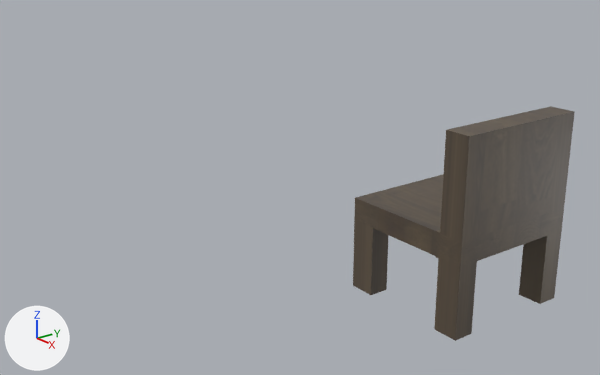
Two versions of the Blender file app/assets/chair2.blend, one commit apart.
One viewpoint serves both versions: a camera (50 mm lens) standing at (5.35, -6.02, 3.88) and looking at (-2.05, -0.45, 0.7). Arrows for +X, +Y and +Z are at lower left; the lights stay in place.

Objects in the first picture: 'Chair'.
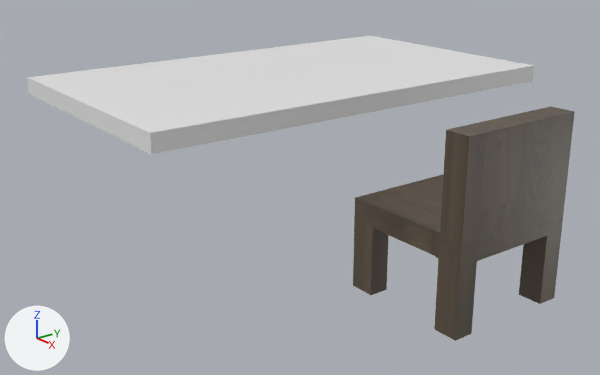
Edits to the bpy script that builds the scene:
```text
Add me_cube:
    me_cube.from_pydata(...)  # a box spanning x -0.305..0.305, y -0.305..0.305, z -0.305..0.305
Add ob_table:
    ob_table = bpy.data.objects.new('Table', me_cube)
    ob_table.location = (-2.857, 0.0, 1.799)
    ob_table.scale = (5.15, 8.92, 0.33)
```

Pixel boxes [x1, y1, x2, y2] of what changed, in the pictures (600 x 375 px):
'Table', added: after [27, 36, 534, 154]
